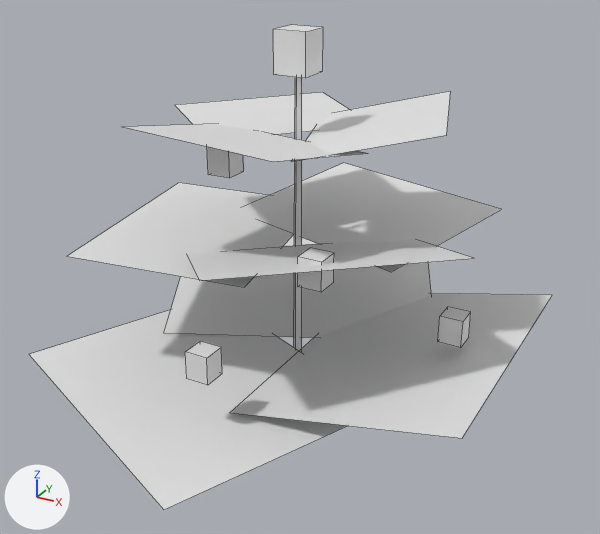
The OBJ model src/main/resources/assets/stonedew/models/block/plants/plant_2_0_1_lod.obj, before and after one commit.
Before and after are seen from a 50 mm camera at (1.312, -1.965, 1.048) aimed at (0.518, -0.522, 0.327). Arrows for +X, +Y and +Z are at lower left; the lights stay in place. The picture after the commit comes second. Mesh edges are drawn as thin lines. Materials are left out; every surface is plain grey. Where no turn or scale is listed for an object, it has been applied to the vertices. Vertices at exactly the same position are counted once.

In view in the first picture: 'model'.
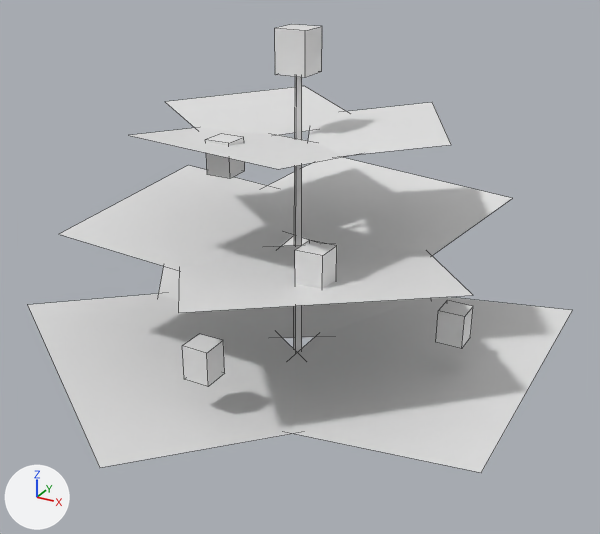
What differs and where, as boxes [x1, y1, x2, y2] in the pictures (600 x 534 px; the box of a moved part takes in the faces that stretch with it):
'model', reshaped (7% shorter): before [29, 25, 552, 510]; after [28, 24, 572, 473]
part 1 of me_model, moved or reshaped: before [438, 307, 471, 348]; after [436, 301, 473, 349]
part 2 of me_model, moved or reshaped: before [298, 248, 334, 292]; after [295, 240, 337, 288]
part 3 of me_model, moved or reshaped: before [207, 146, 244, 178]; after [205, 134, 245, 178]
part 4 of me_model, moved or reshaped: before [185, 341, 222, 385]; after [182, 334, 225, 387]
part 5 of me_model, moved or reshaped: before [29, 91, 552, 510]; after [28, 86, 572, 473]

Patch to the scene script:
```diff
--- a/src/main/resources/assets/stonedew/models/block/plants/plant_2_0_1_lod.obj.py
+++ b/src/main/resources/assets/stonedew/models/block/plants/plant_2_0_1_lod.obj.py
@@ me_model @@
 # used by ob_model
-me_model.from_pydata(...)  # 84 vertices, 43 faces; spans x -0.008..0.99, y -1.101..0.075, z 0.0..0.824
+me_model.from_pydata(...)  # 84 vertices, 43 faces; spans x -0.083..1.035, y -1.134..0.129, z 0.0..0.826
+# me_model part 1: the loose piece of 8 vertices spanning x 0.84..0.888, y -0.526..-0.477, z 0.23..0.288 is scaled about its middle by (1.12, 1.12, 1.21), then moved by (0.0, 0.0, 0.006)
+# me_model part 2: the loose piece of 8 vertices spanning x 0.642..0.691, y -0.756..-0.707, z 0.404..0.463 is scaled about its middle by (1.14, 1.14, 1.23), then moved by (0.0, 0.0, 0.007)
+# me_model part 3: the loose piece of 8 vertices spanning x 0.419..0.468, y -0.706..-0.657, z 0.57..0.629 is scaled about its middle by (1.06, 1.06, 1.15), then moved by (0.0, 0.0, 0.005)
+# me_model part 4: the loose piece of 8 vertices spanning x 0.478..0.525, y -0.888..-0.84, z 0.23..0.287 is scaled about its middle by (1.14, 1.14, 1.23), then moved by (0.0, 0.0, 0.007)
+# me_model part 5: 36 of 84 vertices moved; they spanned x -0.008..0.99, y -1.101..0.075, z 0.118..0.674 and now span x -0.083..1.035, y -1.134..0.129, z 0.127..0.644; mean shift (-0.011, 0.005, -0.003); largest move (-0.008, -0.827, 0.118) -> (-0.083, -0.745, 0.189)
+# other edits to the shape of me_model do not show in these pictures
```
